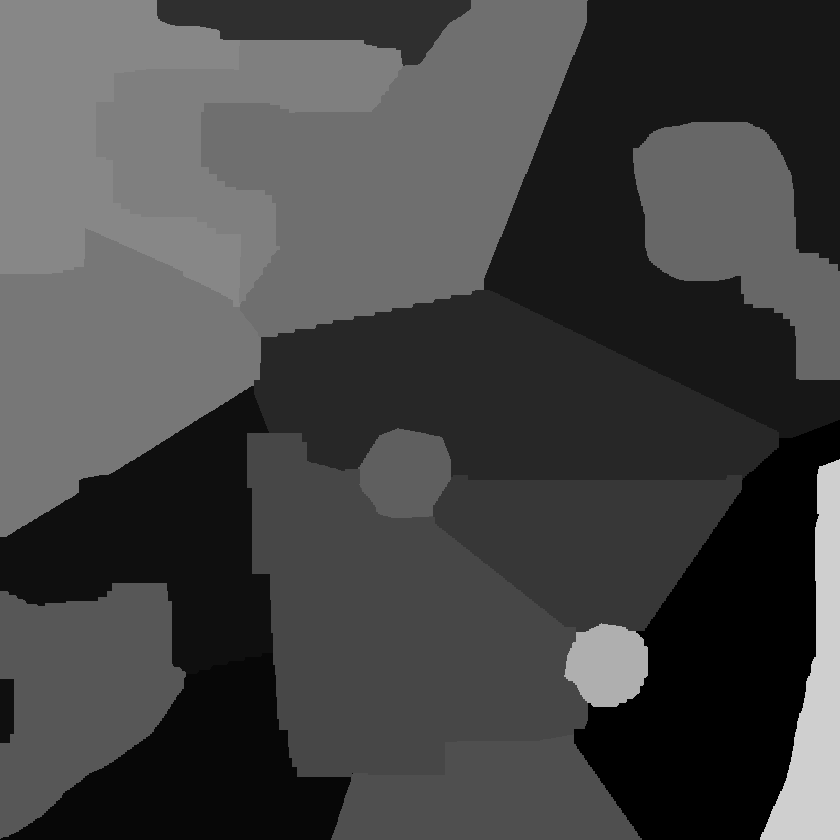
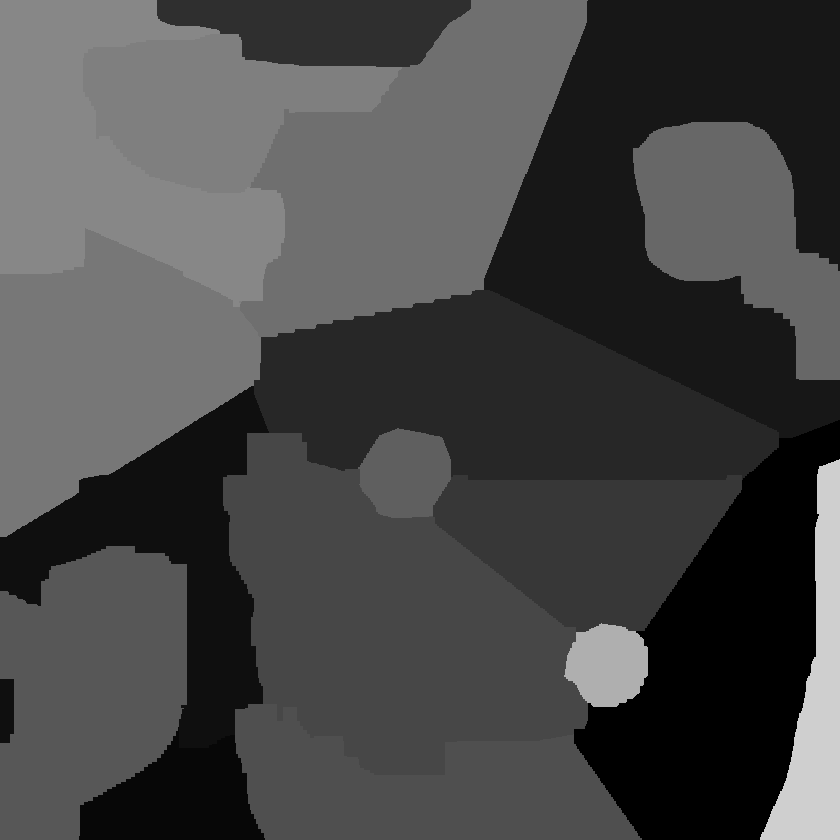
Comparing the layer stacks of the two (840, 840) images. Changes:
painted on "BiomeKey.png" over (x1=0, y1=34, x2=410, y2=840)
